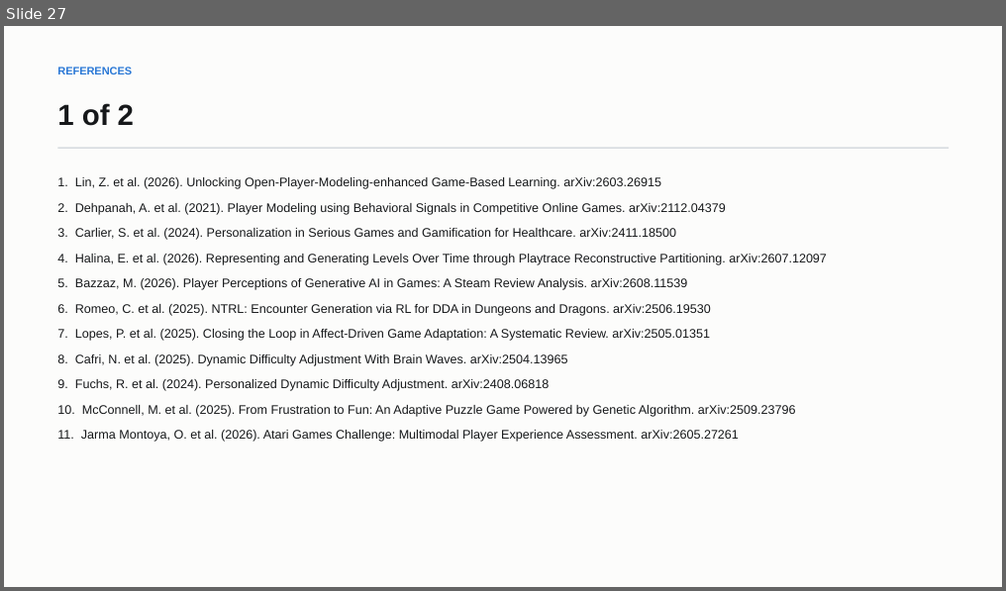
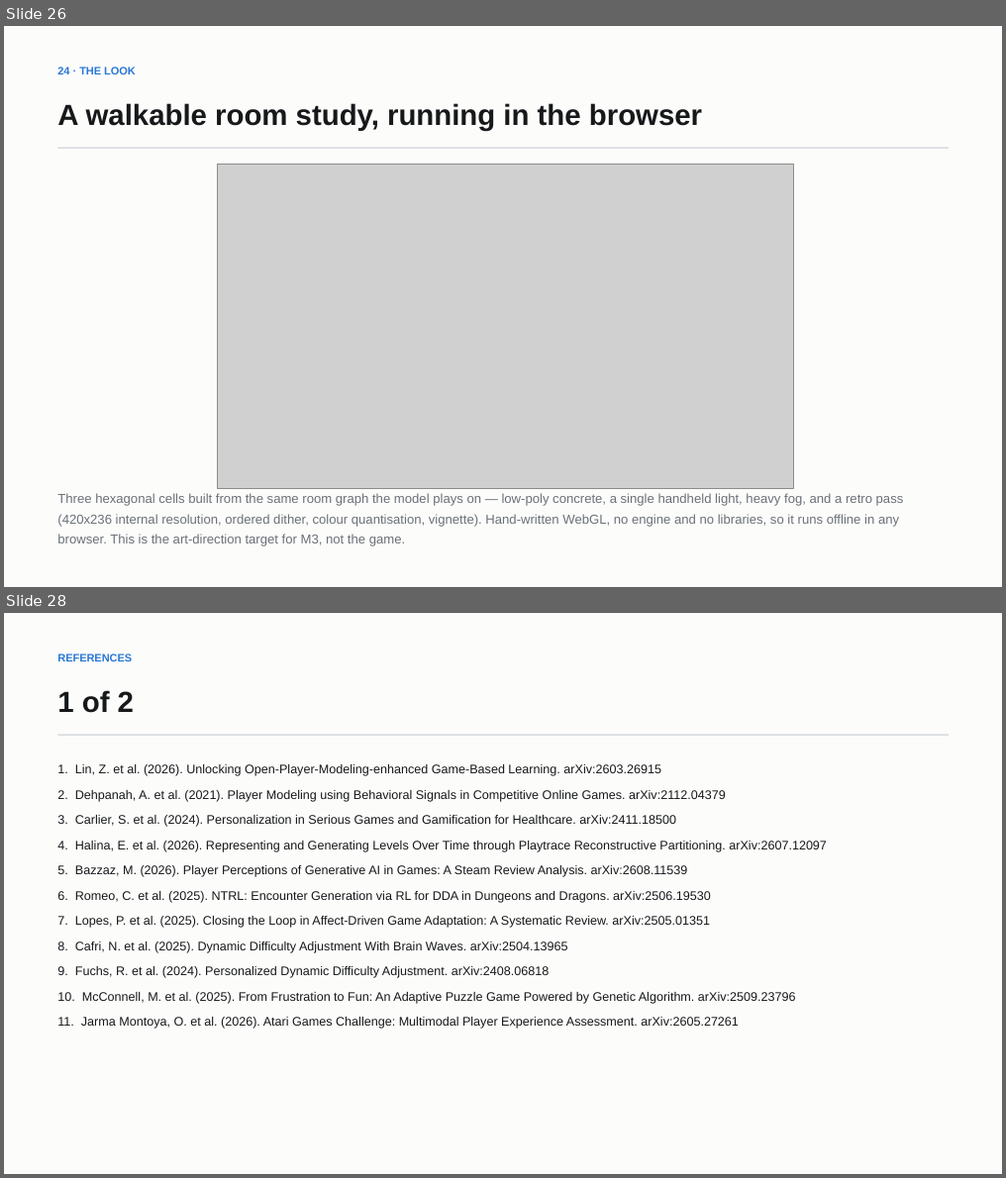
Before and after one commit to Sh1v4mKum4r/parity, a slide deck: docs/PARITY-review-deck.pptx. Shown one above the other, each under a label of ours: slide 27 before the commit, slides 26 and 28 after it; the slides between them are not shown. The pictures are 1006x591 and 1006x1178 pixels, drawn with LibreOffice and Linux fonts; fonts in the diff are those of the drawing; grey boxes stand for pictures. Boxes give left, top, right and bottom in pixels: in the first picture for what was removed or moved away, otherwise in the second. Text is boxed around its words. In the diff, an @@ line names an element or a change of style, - is before the commit and + after.

Commit message:
Add a walkable 3D room study
Three hexagonal cells of the facility in hand-written WebGL2 -- no engine, no
libraries, running offline in any browser. Godot and Blender are not installed and
installing an engine hours before a review is a bad trade; this shows the art
direction concretely and runs anywhere.

- Hex cells whose sides are doorways or walls: the room graph given physical form,
  with side count as the difficulty setting
- Single handheld light with cone and spill, exponential fog, 420x236 internal
  render target, ordered dither, colour quantisation, vignette, scanline
- Explicit floor/ceiling normals and two-sided shading, after mis-wound triangles
  left the floor unlit
- Exposure raised from the original moody tuning so it reads on a projector
- New deck slide (24) and report section 5.11; deck now 29 slides

```diff
--- a/docs/PARITY-review-deck.pptx
+++ b/docs/PARITY-review-deck.pptx
@@ slide 26 added at [4, 26, 1002, 587], background #FCFCFB @@
@@ text added at [57, 67, 136, 75], 10.5 pt, text #2A78D6, bold @@
+24 · THE LOOK
@@ text added at [57, 103, 702, 131], 28 pt, text #16181A, bold @@
+A walkable room study, running in the browser
@@ rectangle added at [57, 148, 948, 149], fill #D8DCE0 @@
@@ picture added at [218, 165, 794, 488] @@
@@ text added at [57, 493, 904, 547], 12.5 pt, text #6B7178 @@
+Three hexagonal cells built from the same room graph the model plays on — low-poly concrete, a single handheld light, heavy fog, and a retro pass (420x236 internal resolution, ordered dither, colour quantisation, vignette). Hand-written WebGL, no engine and no libraries, so it runs offline in any browser. This is the art-direction target for M3, not the game.
@@ what was slide 27 is now slide 28 @@
```
Also in this commit, not shown: 2 slides changed, 10 other files.
